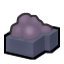
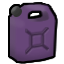
Layered file, before and after one edit (64 × 64). Changes by layer:
added group "jerryCAn" with 14 layers above "old" over [4, 2, 60, 64]
added layer "Ellipse 1" in group "jerryCAn" over [11, 6, 20, 15]
added layer "Ellipse 1 copy" in group "jerryCAn" over [13, 8, 22, 17]
renamed "Layer 5" to "pattern copy", opacity 100% → 40%, blend normal → multiply, moved it into group "jerryCAn", painted on it, masked it over [4, 21, 60, 60]
added layer "Layer 8 copy" (15%) in group "jerryCAn" over [24, 4, 50, 17]
renamed "Layer 7" to "Layer 8", opacity 100% → 6%, moved it into group "jerryCAn", painted on it over [9, 12, 53, 42]
removed layer "Layer 4" over [6, 23, 58, 58]
added layer "Layer 7 copy" (25%) in group "jerryCAn" over [4, 17, 60, 64]
added layer "Layer 10" in group "jerryCAn" over [11, 2, 52, 64]
renamed "Layer 6" to "Layer 7", opacity 100% → 25%, moved it into group "jerryCAn", painted on it over [4, 14, 60, 64]
added layer "Layer 3" in group "jerryCAn" over [16, 6, 56, 62]
added layer "Layer 5" (25%) in group "jerryCAn" over [29, 6, 60, 32]
added layer "Layer 6" (25%) in group "jerryCAn" over [4, 2, 60, 64]
added layer "Layer 3 copy" in group "jerryCAn" over [10, 4, 52, 61]
added layer "Layer 9" in group "jerryCAn" over [8, 2, 58, 64]
